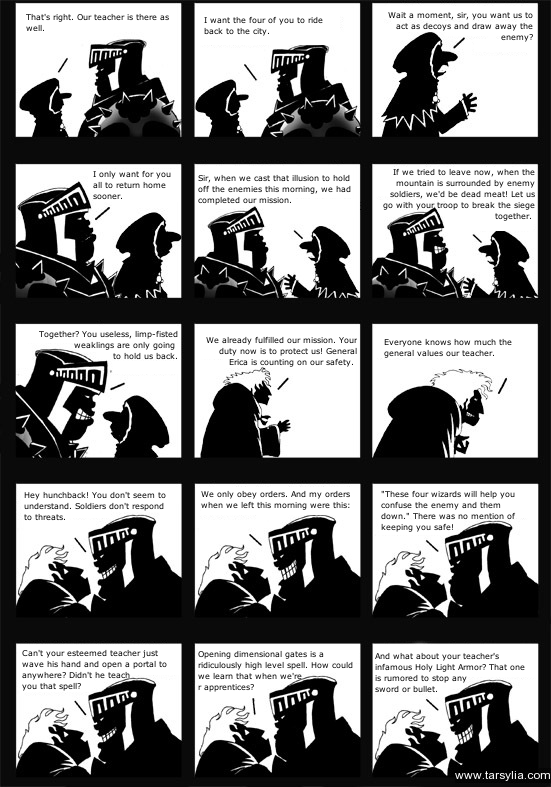
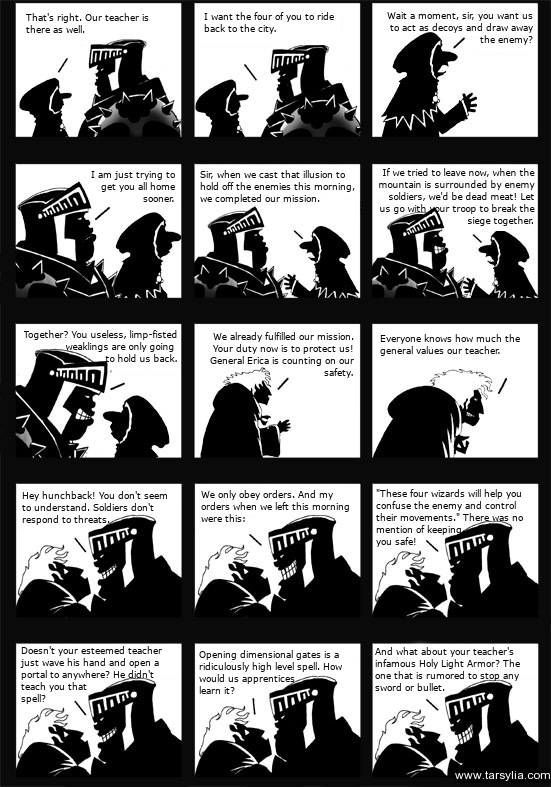
The second 551 x 787 image is a revision of the first. Changes to its layers:
painted on "That's right. Our teacher is t..." over [26, 13, 169, 33]
painted on "I want the four of you to ride..." over [204, 12, 334, 36]
painted on "Wait a moment, sir, you want u..." over [387, 12, 533, 45]
renamed "I only want for you all to ret..." to "I am just trying to get you al...", painted on it over [91, 170, 175, 202]
painted on "Sir, when we cast that illusio..." over [198, 170, 355, 205]
painted on "If we tried to leave now, when..." over [379, 168, 535, 226]
painted on "Together? You useless, limp-fi..." over [24, 330, 178, 362]
painted on "We already fulfilled our missi..." over [206, 332, 357, 378]
painted on "Hey hunchback! You don't seem ..." over [22, 491, 167, 525]
painted on "We only obey orders. And my or..." over [201, 490, 350, 522]
painted on "Everyone knows how much the ge..." over [380, 334, 520, 358]
painted on "'These four wizards will help ..." over [376, 489, 523, 547]
renamed "Can't your esteemed teacher ju..." to "Doesn't your esteemed teacher ...", painted on it over [20, 646, 167, 704]
painted on "Opening dimensional gates is a..." over [198, 650, 353, 694]
painted on "And what about your teacher's ..." over [375, 647, 525, 693]
